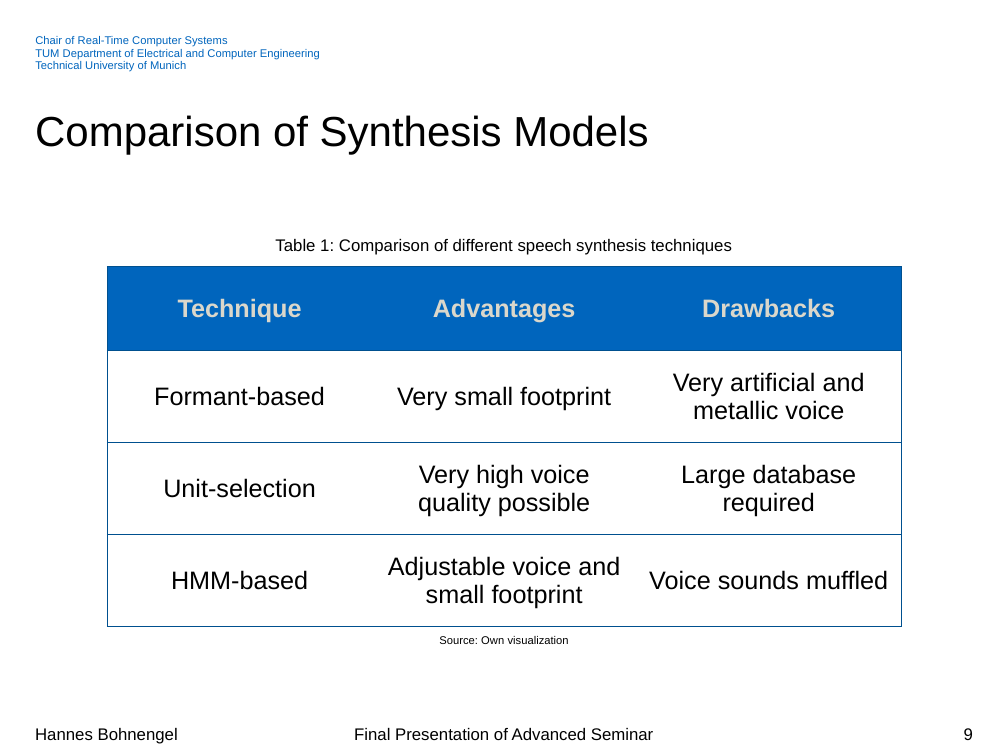
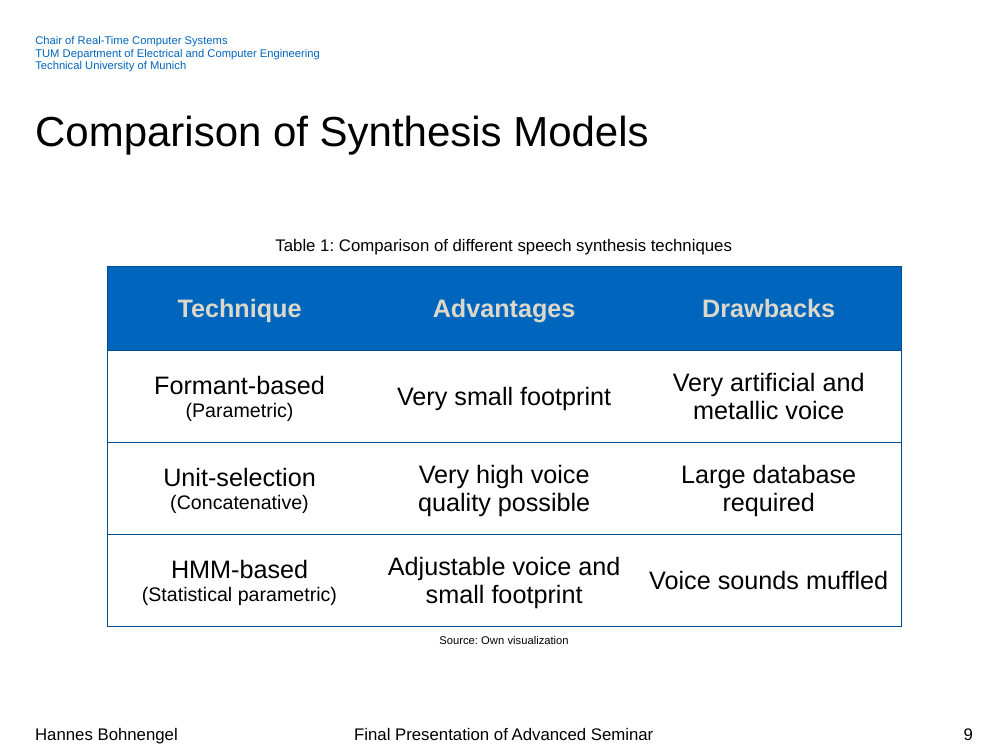
Before and after one commit to hannesb0/deeplearning, a slide deck: slide 9 of pres/Final_Presentation_V02.pptx. Drawn at 1008x756 pixels with LibreOffice and Linux fonts; fonts in the diff are those of the drawing; background and template pictures are left out. Boxes give left, top, right and bottom in pixels: in the first picture for what was removed or moved away, otherwise in the second. Text is boxed around its words. In the diff, an @@ line names an element or a change of style, - is before the commit and + after.

```diff
--- a/pres/Final_Presentation_V02.pptx
+++ b/pres/Final_Presentation_V02.pptx
@@ table at (107,267,899,627) @@
-row 2, column 1: Formant-based
+row 2, column 1: Formant-based / (Parametric)
-row 3, column 1: Unit-selection
+row 3, column 1: Unit-selection / (Concatenative)
-row 4, column 1: HMM-based
+row 4, column 1: HMM-based / (Statistical parametric)
```
Also in this commit, not shown: 5 other slides changed, 2 slides added, 1 slide removed, 4 other files.
